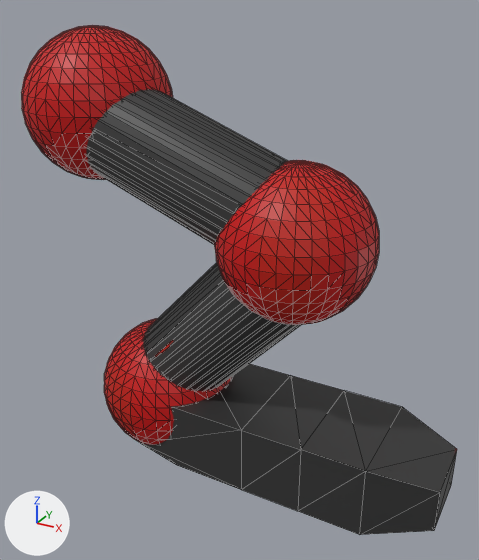
Renders of the FBX model Resources/Right_foot_kick/Right_foot_kick.fbx from each side of a commit.
The view is the same before and after, from a 50 mm lens placed at (9.4, -27.6, 13.1), pointed at (-2.3, -6.3, 2.5). The lights are fixed; the arrows at lower left show +X, +Y and +Z. Mesh edges are drawn as thin lines. Where no turn or scale is listed for an object, it has been applied to the vertices.

Names of what the first picture shows: '足'.
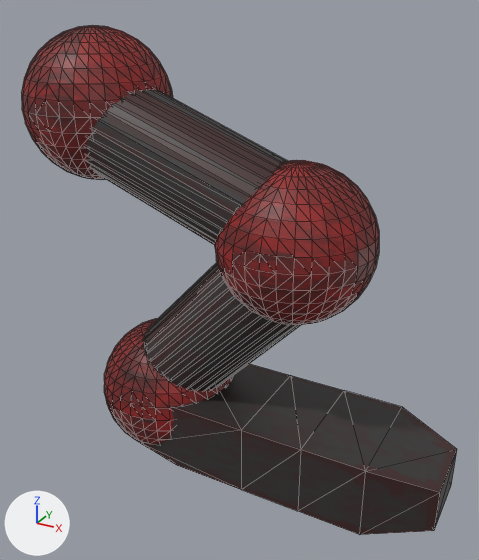
Boxes (x1, y1, x2, y2) around the edits, measured in the pictures (479 x 560 px):
'足', surface changed (red to brown): (21, 25, 457, 513) in both

The change, as a list of edits to the scene's bpy script:
```text
Add img_right_foot_kick_png:
    img_right_foot_kick_png = load_image('Right_foot_kick.png', 'Right_foot_kick.png', 1024, 1024, 'sRGB')
Change mat_マテリアル:
    mat_マテリアル.texture: img_right_foot_png -> img_right_foot_kick_png  # not seen -> with its transparency
```
